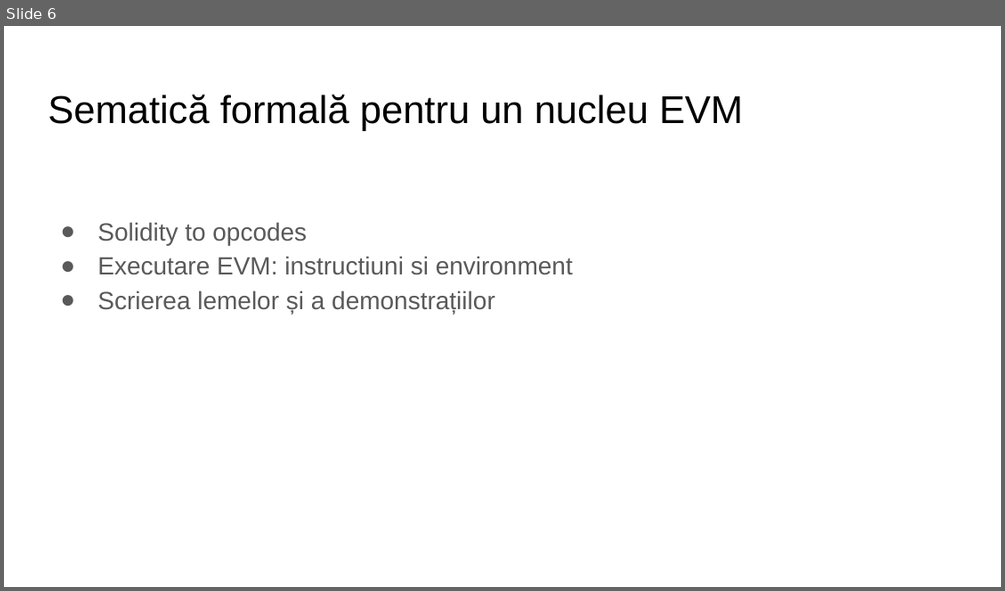
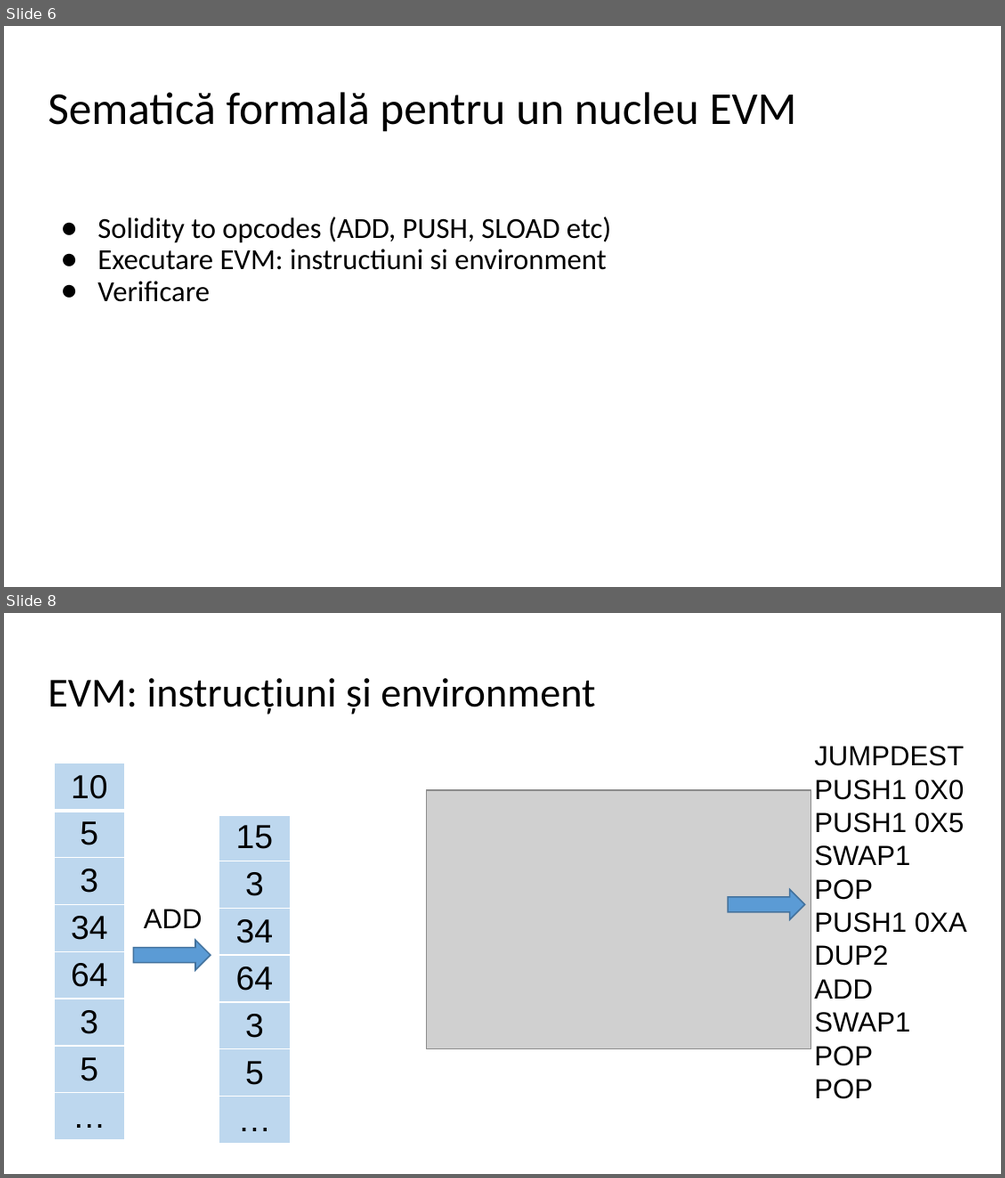
Before and after one commit to CatalinPJ/Licenta2018JoldescuCatalinPetronel, a slide deck: Joldescu Petronel _ prezentare.pptx. Shown one above the other, each under a label of ours: slide 6 before the commit, slides 6 and 8 after it; the slides between them are not shown. The pictures are 1005x591 and 1005x1178 pixels, drawn with LibreOffice and Linux fonts; fonts in the diff are those of the drawing; grey boxes stand for pictures. Boxes give left, top, right and bottom in pixels: in the first picture for what was removed or moved away, otherwise in the second. Text is boxed around its words. In the diff, an @@ line names an element or a change of style, - is before the commit and + after.

```diff
--- a/Joldescu Petronel _ prezentare.pptx
+++ b/Joldescu Petronel _ prezentare.pptx
@@ slide 8 added at (x1=4, y1=613, x2=1001, y2=1174), background #FFFFFF @@
@@ title added at (x1=48, y1=678, x2=595, y2=714), 29.7 pt, text #000000 @@
+EVM: instrucțiuni și environment
@@ text added at (x1=814, y1=746, x2=967, y2=1099), 20 pt, text #000000 @@
+JUMPDEST
+PUSH1 0X0
+PUSH1 0X5
+SWAP1
+POP
+PUSH1 0XA
+DUP2
+ADD
+SWAP1
+POP
+POP
@@ table added at (x1=54, y1=763, x2=125, y2=1162), 8 rows, 1 columns @@
+10
+5
+3
+34
+64
+3
+5
+…
@@ table added at (x1=219, y1=763, x2=290, y2=1162), 8 rows, 1 columns @@
+
+15
+3
+34
+64
+3
+5
+…
@@ picture added at (x1=427, y1=790, x2=810, y2=1050) @@
@@ right arrow added at (x1=728, y1=889, x2=804, y2=919), fill #5B9BD5, outline #43739E 1 pt @@
@@ text added at (x1=144, y1=908, x2=202, y2=928), 20 pt, text #000000 @@
+ADD
@@ right arrow added at (x1=134, y1=940, x2=210, y2=970), fill #5B9BD5, outline #43739E 1 pt @@
@@ slide 6 changed as well @@
@@ title "Sematică formală pentru un nucleu ..." at (x1=48, y1=92, x2=797, y2=132): size 28 to 33 pt, font Arial to Calibri; line spacing 1 to 0.9 @@
@@ text at (x1=97, y1=216, x2=611, y2=243): text changed; size 18 to 21 pt; font Arial to Calibri; text colour #595959 to #000000 @@
-● Solidity to opcodes
+● Solidity to opcodes (ADD, PUSH, SLOAD etc)
@@ text at (x1=97, y1=248, x2=606, y2=270): size 18 to 21 pt, font Arial to Calibri, text colour #595959 to #000000 in "Executare EVM: instructiuni si environment"; line spacing 1.15 to 0.9 @@
@@ text at (x1=97, y1=281, x2=210, y2=302): text changed; size 18 to 21 pt; font Arial to Calibri; text colour #595959 to #000000 @@
-● Scrierea lemelor și a demonstrațiilor
+● Verificare
```
Also in this commit, not shown: 9 other slides changed, 3 other slides added, 32 other files.
